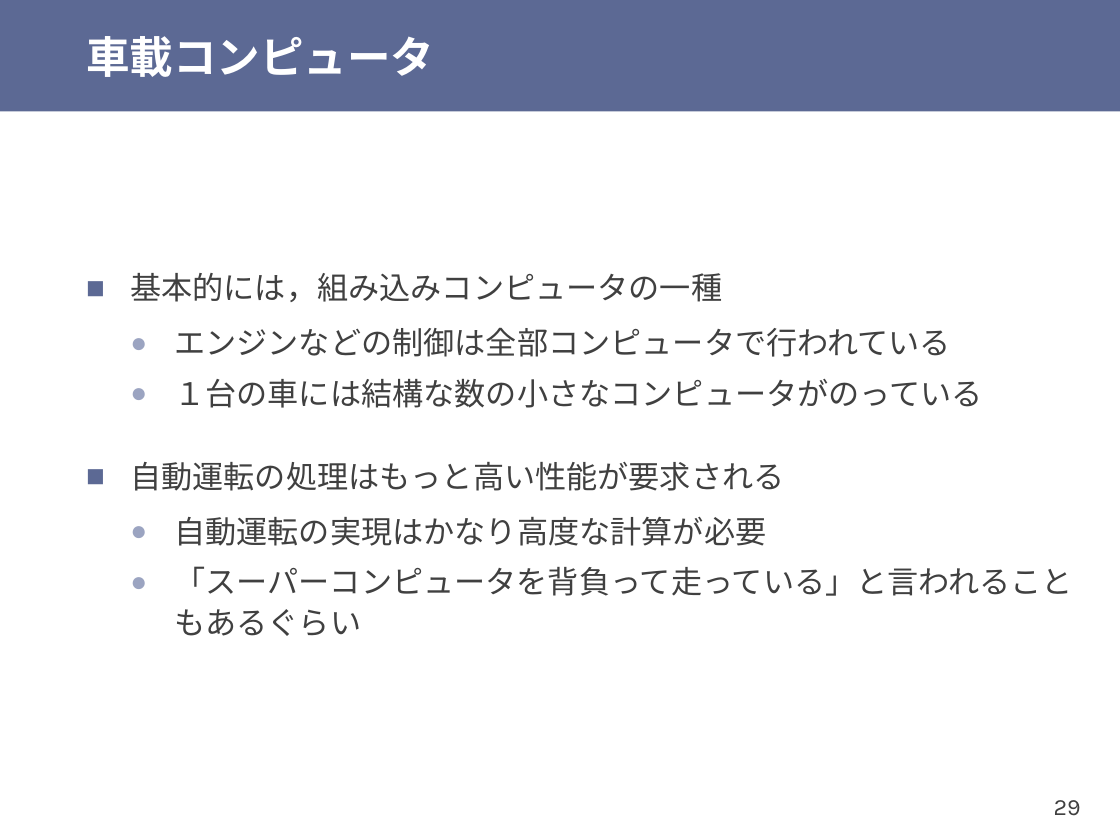
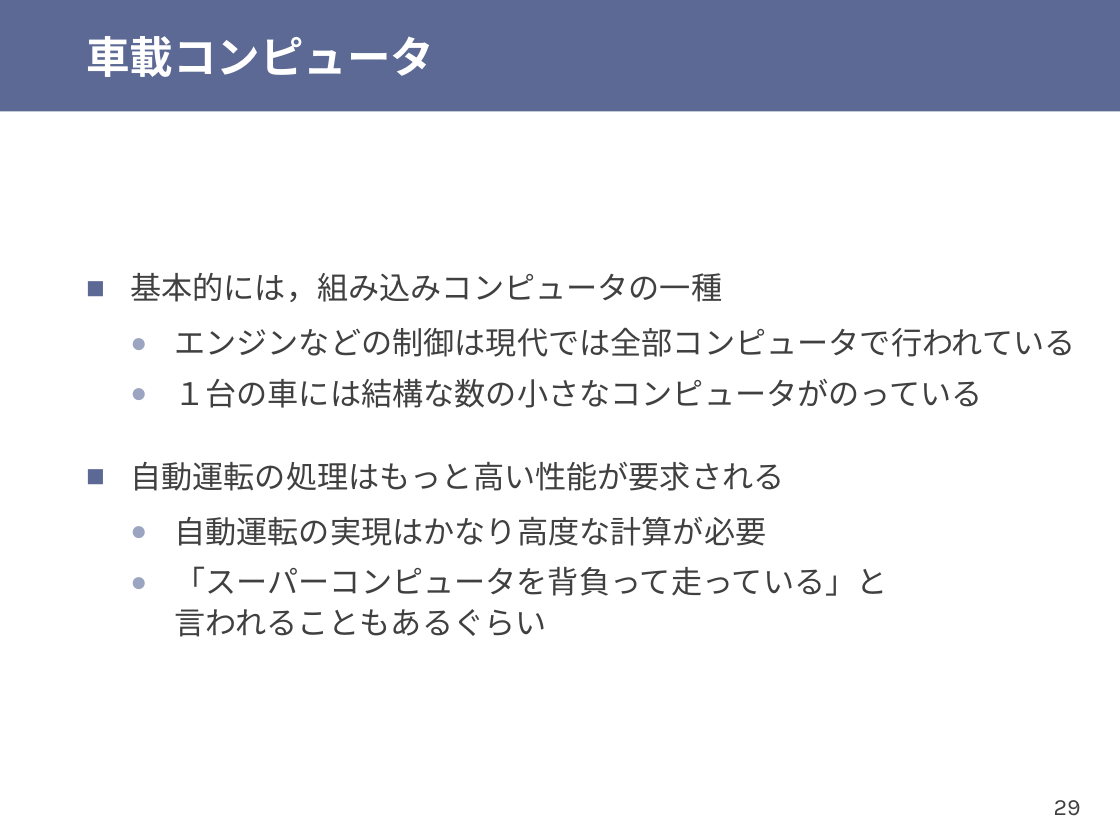
Before and after one commit to shioyadan/otya-computer-architecture-i, a slide deck: slide 29 of cai-shioya-01.pptx. Drawn at 1120x840 pixels with LibreOffice and Linux fonts; fonts in the diff are those of the drawing. Boxes give left, top, right and bottom in pixels: in the first picture for what was removed or moved away, otherwise in the second. Text is boxed around its words. In the diff, an @@ line names an element or a change of style, - is before the commit and + after.

```diff
--- a/cai-shioya-01.pptx
+++ b/cai-shioya-01.pptx
@@ text at (174,327,1075,357): text changed @@
-  ● エンジンなどの制御は全部コンピュータで行われている
+  ● エンジンなどの制御は現代では全部コンピュータで行われている
@@ text at (174,566,887,637): spaces changed @@
-  ● 「スーパーコンピュータを背負って走っている」と言われることもあるぐらい
+  ● 「スーパーコンピュータを背負って走っている」と
+    言われることもあるぐらい
```
Also in this commit, not shown: 14 other slides changed, 3 slides added, 2 other files.
